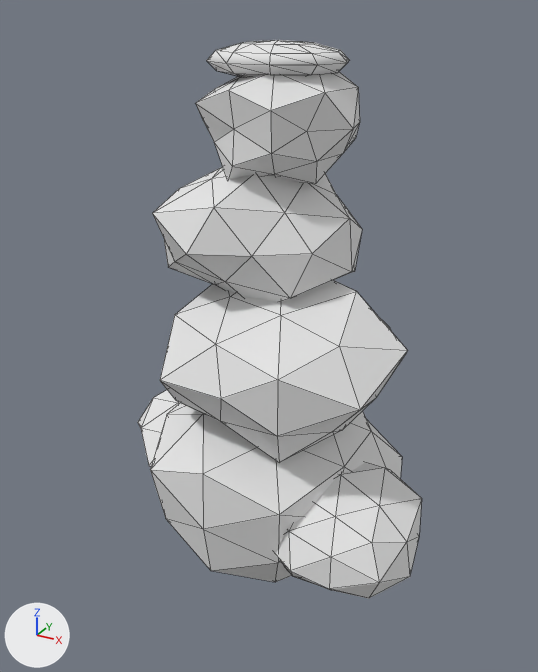
Before and after pictures for a commit that changed the glTF model assets/props/Rocks/CliffChunk/CliffChunk.glb.
Both versions are drawn from a camera (50 mm lens) standing at (7.18, -13.15, 11.38) and looking at (0.08, -0.23, 4.92). Arrows for +X, +Y and +Z are at lower left; the lights stay in place. The picture after the commit comes second. Mesh edges are drawn as thin lines. Where no turn or scale is listed for an object, it has been applied to the vertices. Vertices at exactly the same position are counted once.

In view in the first picture: 'Body'.
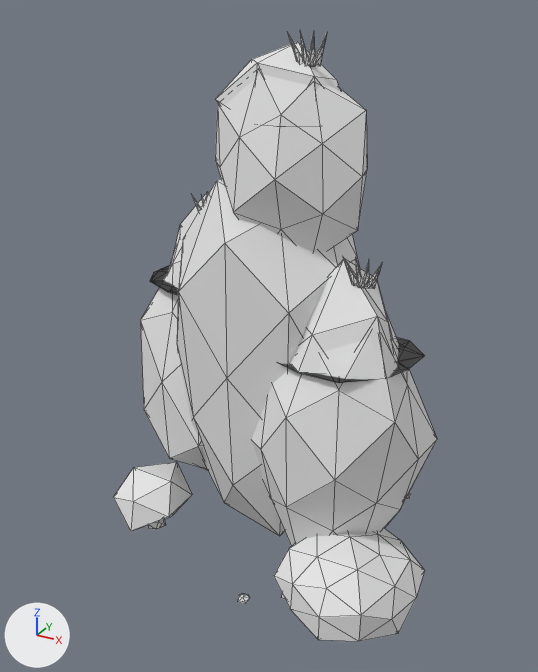
The edits, one by one:
me_mesh_0 is used by ob_body; location (0.0, 0.0, 0.0).
me_mesh_0 had 304 vertices, 580 faces and spanned x -4.1..3.93, y -2.9..2.8, z -0.62..10.85.
me_mesh_0 now has 824 vertices, 1472 faces and spans x -3.59..4.19, y -3.01..2.65, z -0.15..11.04.
me_mesh_0 part 1: the loose piece of 42 vertices spanning x -2.62..1.89, y -2.22..2.03, z 5.72..8.95 is multiplied about its middle by the matrix ((-0.557, 0.7, 0.0), (-0.52, -0.533, 0.0), (0.0, 0.0, 2.242)), then moved by (-1.54, 0.63, -3.43).
me_mesh_0 part 2: the loose piece of 42 vertices spanning x -1.18..1.86, y -1.54..1.65, z 8.24..10.63 is multiplied about its middle by the matrix ((-0.948, 0.296, 0.0), (-0.307, -0.748, 0.0), (0.0, 0.0, 1.733)), then moved by (0.17, -0.31, -0.77).
me_mesh_0 part 3: the loose piece of 52 vertices spanning x -1.2..1.6, y -1.24..1.04, z 10.15..10.85 is rebuilt with 42 vertices and now spans x -0.75..1.84, y -1.21..1.08, z 9.47..10.83.
me_mesh_0 part 4: the loose piece of 42 vertices spanning x 0.55..3.93, y -2.72..0.77, z -0.23..2.52 is rebuilt with 42 vertices and now spans x 1.38..4.19, y -3.01..0.03, z 0.02..1.54.
me_mesh_0 part 5: the loose piece of 42 vertices spanning x -1.93..3.17, y -2.64..2.66, z 2.5..6.75 is rebuilt with 42 vertices and now spans x -2.28..2.53, y -1.85..1.69, z 0.02..8.93.
me_mesh_0 part 6: the loose piece of 42 vertices spanning x -4.1..-0.18, y -1.33..2.8, z 0.03..2.81 is deleted.
me_mesh_0 part 7: 42 vertices removed from x -2.85..3.16, y -2.9..2.64, z -0.62..3.63; 558 vertices added at x -3.55..3.81, y -2.91..2.65, z -0.15..7.84.
me_mesh_0 part 8: 56 vertices added at x 0.61..1.39, y -0.56..-0.36, z 10.44..11.04.

Location of each change, (x1, y1, x2, y2) in pixels of the pictures (538 x 672 px; the box of a moved part takes in the faces that stretch with it):
'Body', reshaped (14% wider, 9% taller)
    before: (138, 40, 422, 599)
    after: (113, 30, 437, 642)
part 1 of me_mesh_0, moved or reshaped
    before: (153, 166, 362, 302)
    after: (140, 223, 208, 471)
part 2 of me_mesh_0, moved or reshaped
    before: (196, 72, 360, 184)
    after: (215, 74, 367, 252)
part 3 of me_mesh_0, rebuilt
    before: (207, 40, 349, 77)
    after: (215, 42, 339, 105)
part 4 of me_mesh_0, rebuilt (17% shorter)
    before: (275, 462, 422, 599)
    after: (274, 528, 425, 642)
part 5 of me_mesh_0, rebuilt
    before: (160, 280, 407, 462)
    after: (177, 179, 360, 536)
part 6 of me_mesh_0, deleted
    before: (138, 390, 180, 467)
part 7 of me_mesh_0, reshaped
    before: (150, 403, 402, 582)
    after: (113, 192, 437, 603)
part 8 of me_mesh_0, added
    after: (287, 30, 327, 66)
